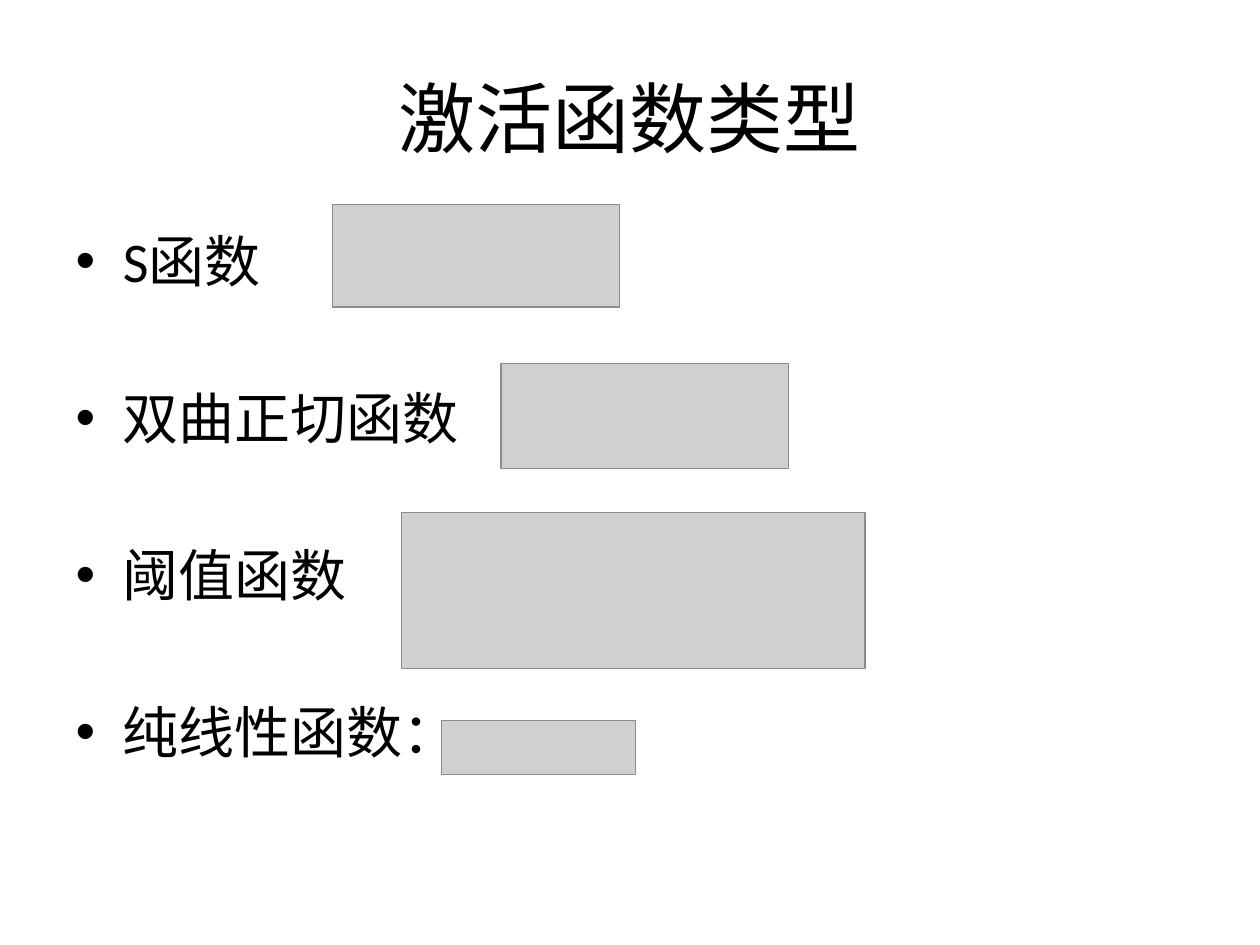
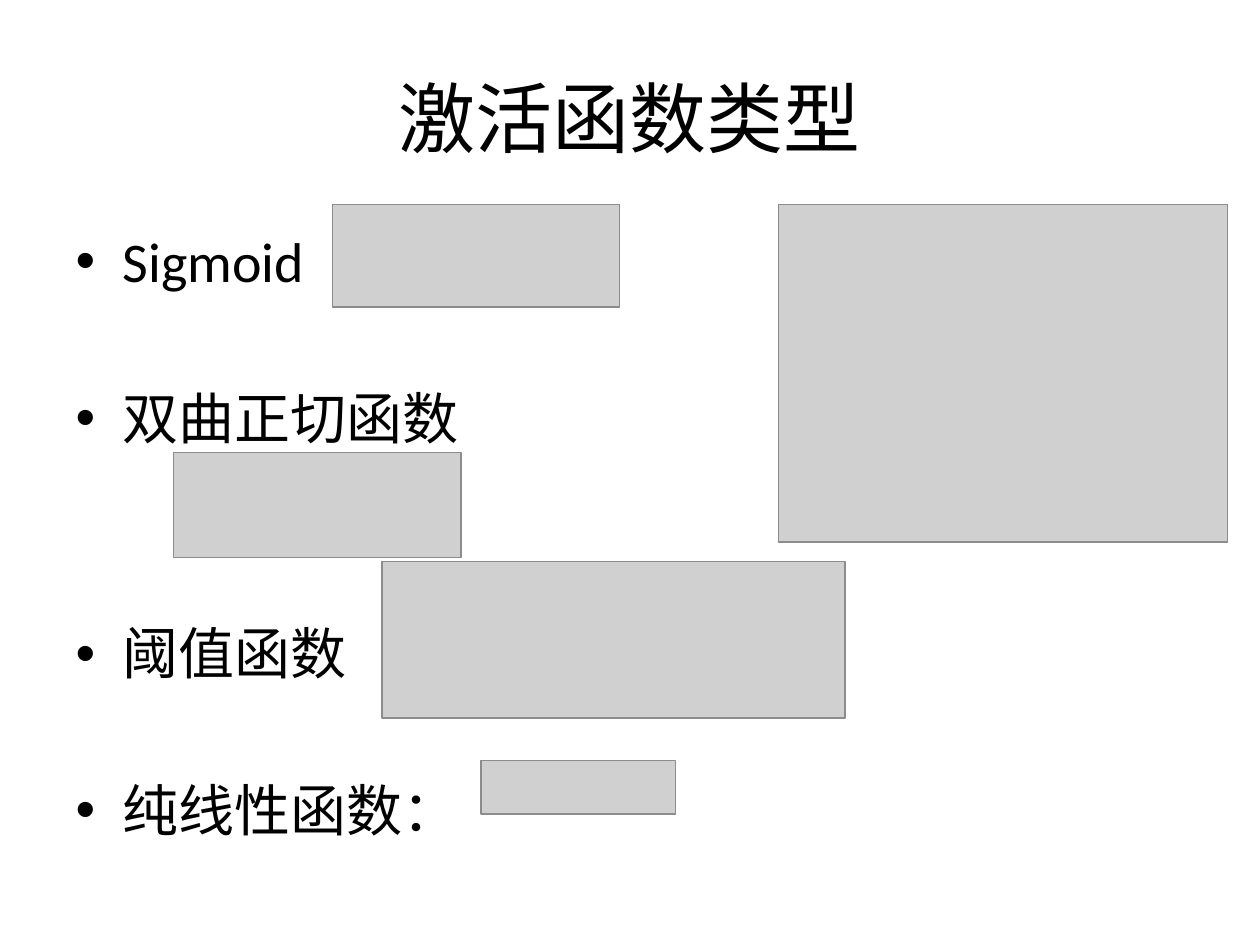
Before and after one commit to wangbin5/samples, a slide deck: slide 4 of docs/神经元网络.pptx. Drawn at 1260x945 pixels with LibreOffice and Linux fonts; fonts in the diff are those of the drawing; grey boxes stand for pictures. Boxes give left, top, right and bottom in pixels: in the first picture for what was removed or moved away, otherwise in the second. Text is boxed around its words. In the diff, an @@ line names an element or a change of style, - is before the commit and + after.

```diff
--- a/docs/神经元网络.pptx
+++ b/docs/神经元网络.pptx
@@ picture added at <box>779,204,1227,542</box> @@
@@ text at <box>123,243,304,292</box>: text changed @@
-• S函数
+• Sigmoid
@@ picture: place and size @@
-picture at <box>501,363,789,467</box>
+picture at <box>174,452,461,557</box>
@@ picture: place and size @@
-picture at <box>402,512,866,668</box>
+picture at <box>382,562,845,718</box>
@@ picture: place and size @@
-picture at <box>441,721,635,775</box>
+picture at <box>481,760,675,814</box>
```
Also in this commit, not shown: 6 other slides changed, 8 slides added, 12 slides removed, 19 other files.
